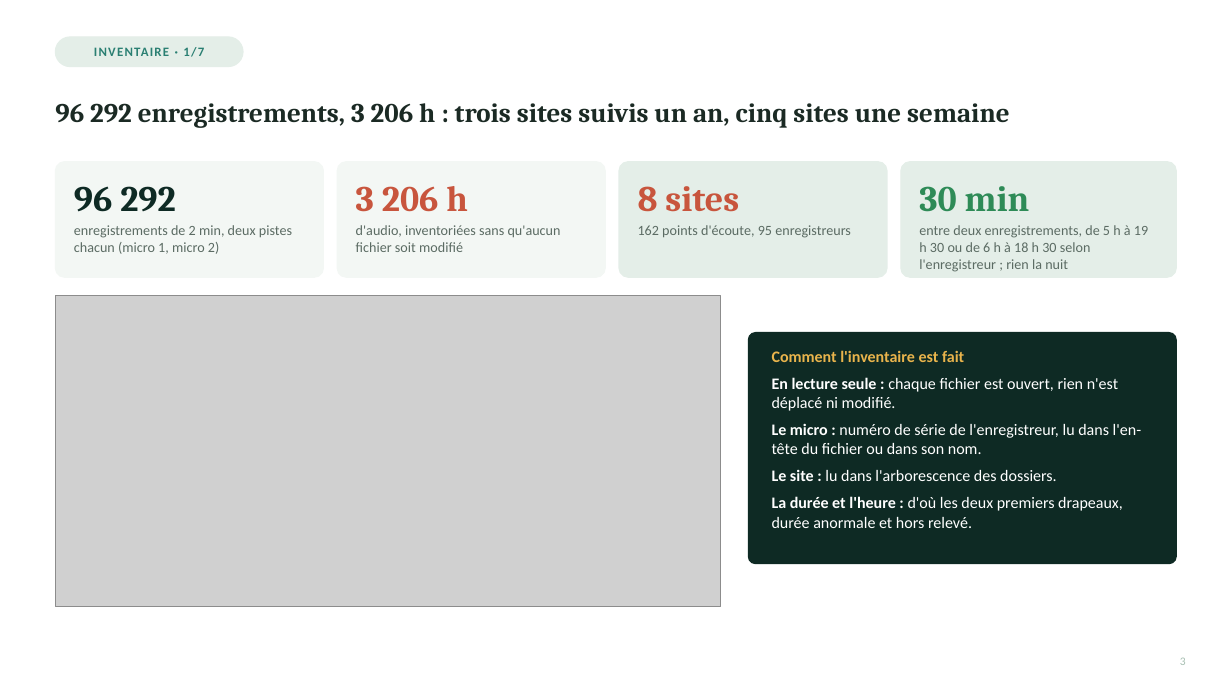
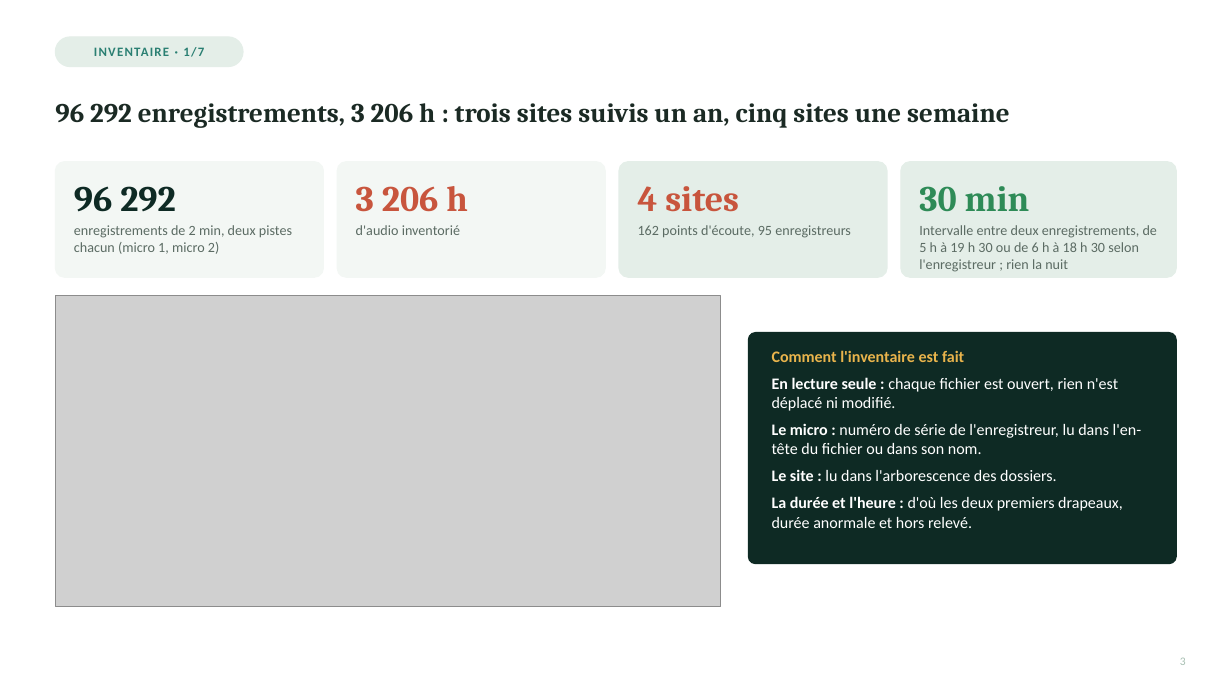
Before and after one commit to Rumble-Paw-Patrol/Grenouille, a slide deck: slide 3 of documentation/prez/presentation_4_inventaire_qc_v2.pptx. Drawn at 1232x693 pixels with LibreOffice and Linux fonts; fonts in the diff are those of the drawing; grey boxes stand for pictures. Boxes give left, top, right and bottom in pixels: in the first picture for what was removed or moved away, otherwise in the second. Text is boxed around its words. In the diff, an @@ line names an element or a change of style, - is before the commit and + after.

```diff
--- a/documentation/prez/presentation_4_inventaire_qc_v2.pptx
+++ b/documentation/prez/presentation_4_inventaire_qc_v2.pptx
@@ text at (638, 186, 739, 212): text changed @@
-8 sites
+4 sites
@@ text at (356, 225, 460, 235): text changed @@
-d'audio, inventoriées sans qu'aucun fichier soit modifié
+d'audio inventorié
@@ text at (919, 225, 1157, 272): text changed @@
-entre deux enregistrements, de 5 h à 19 h 30 ou de 6 h à 18 h 30 selon l'enregistreur ; rien la nuit
+Intervalle entre deux enregistrements, de 5 h à 19 h 30 ou de 6 h à 18 h 30 selon l'enregistreur ; rien la nuit
```
Also in this commit, not shown: 1 other slide changed, 12 other files.
